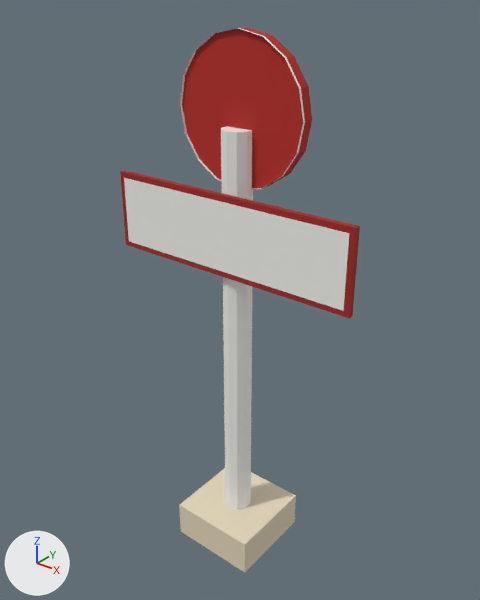
A saved change to the glTF model games/yorimichi/assets/belmonte/meshes/SM_BM_BHip_FinishPost.glb.
Rendered twice from a camera (50 mm lens) standing at (2.72, -3.37, 4.28) and looking at (-0.03, 0.06, 2.14). Arrows for +X, +Y and +Z are at lower left; the lights stay in place. The older version comes first. Vertices at exactly the same position are counted once.

Names of what the first picture shows: 'SM_BM_BHip_FinishPost'.
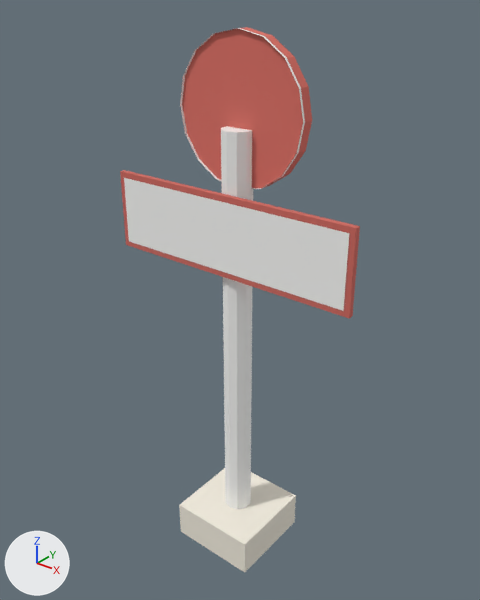
Edits to the bpy script that builds the scene:
```text
Change me_sm_bhip_finishpost:
    where me_sm_bhip_finishpost.from_pydata(...)  # 112 vertices, 190 faces; spans x -0.99..0.99, y -0.35..0.35, z 0.0..4.0
    used by ob_sm_bm_bhip_finishpost; location = (0.0, 0.0, 0.0)
    me_sm_bhip_finishpost part 1: 118 faces centred in x -0.49..0.49, y -0.35..0.35, z 0.0..3.99 are repainted in the vertex colours; the middle colour goes from white #f2f2ed to white #f9f9f7
    me_sm_bhip_finishpost part 2: 72 faces centred in x -0.99..0.99, y -0.15..0.1, z 2.41..3.99 are repainted in the vertex colours; the middle colour goes from red #b82921 to red #dd7065
```

Location of each change, [x1, y1, x2, y2] in pixels of the pictures (480 x 600 px):
part 1 of me_sm_bhip_finishpost, edited (looks the same): [124, 28, 349, 572] in both
part 2 of me_sm_bhip_finishpost, recoloured (lighter): [120, 27, 360, 318] in both
